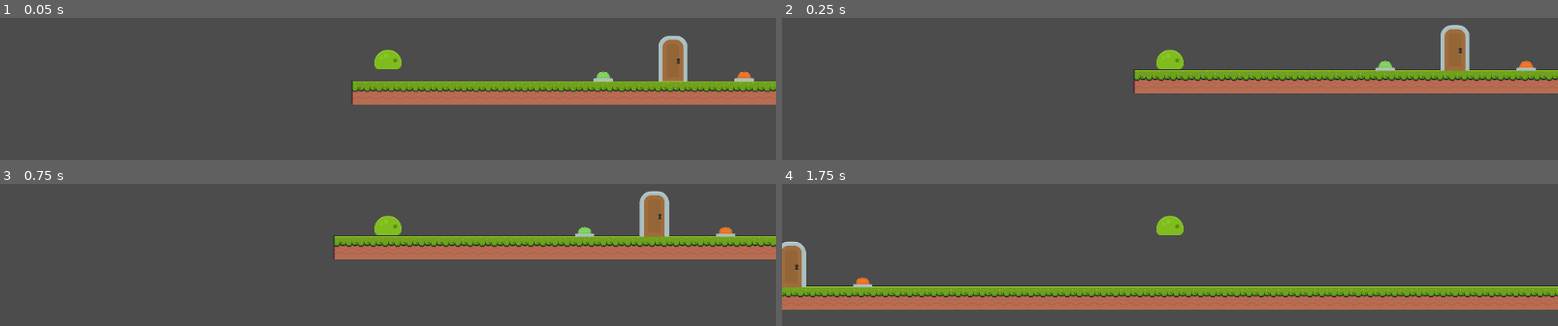
Above: before the commit, frames 1-4 (two rows, left to right).
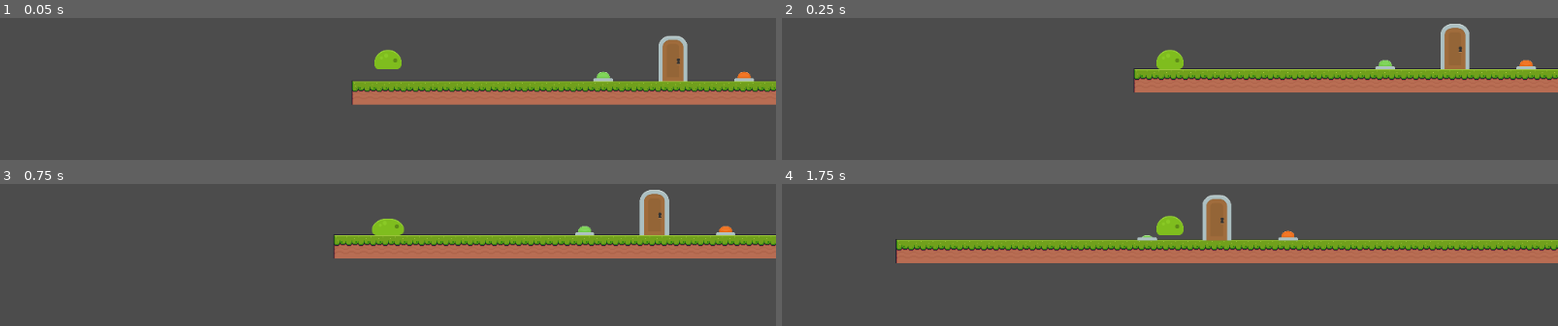
Above: after the commit, the same moments.

Repository: MGPAlpha/SlimeGame
Game: Godot game, scene res://main.tscn
Two runs of this game, one before a commit and one after it. Both use one fixed random seed, a clock stepped at 60 frames per second and the inputs below.
Inputs (mouse positions are in pixels of both pictures, inside the frame that each line leads up to):
- Up to frame 1 (0.05 s): no input
- Up to frame 2 (0.25 s): no input
- Up to frame 3 (0.75 s): tap Enter (switch) at 0.5 s; move the mouse to (558, 212) at 0.52 s; hold D (right) from 0.53 s (still down); right-click (558, 212) at 0.6 s
- Up to frame 4 (1.75 s): keep holding D (right); tap Space (jump) at 0.77, 1.07, 1.52, 1.55 s; tap Enter (switch) at 0.8, 1.35 s; move the mouse to (1014, 257) at 1.27 s

Frame 1 is identical in both runs. In frame 2, 2.9% of the frame differs, in the area x 45-100%, y 4-54%; in frame 3, 3.2%; in frame 4, 34%, in the area x 0-100%, y 7-89%.

Commit message:
Clean Up and Updates
Fixed some additional merge conflicts, updated mechanics and animations, tweaked some colliders, and implemented switching between slimes

Diff:
--- a/ButtonScript.gd
+++ b/ButtonScript.gd
@@ -1,14 +1,23 @@
-extends Area2D
+extends Node2D
 
 
 # Declare member variables here. Examples:
 # var a = 2
 # var b = "text"
+var button1_mass = 0
+var button2_mass = 0
+var button1
+var button2
 
 
 # Called when the node enters the scene tree for the first time.
 func _ready():
-	pass # Replace with function body.
+	self.connect("add_mass1", self, "_on_SlimeRoot_add_mass1")
+	self.connect("add_mass2", self, "_on_SlimeRoot_add_mass2")
+	self.connect("subtract_mass1", self, "_on_SlimeRoot_subtract_mass1")
+	self.connect("subtract_mass2", self, "_on_SlimeRoot_subtract_mass2")
+	button1 = get_children()[0]
+	button2 = get_children()[1]
 
 
 # Called every frame. 'delta' is the elapsed time since the previous frame.
@@ -17,16 +26,29 @@
 
 
 func _on_SlimeRoot_add_mass1(current_mass):
-	pass # Replace with function body.
-
+	button1_mass += current_mass
+	if (button1_mass >= .25):
+		button1.get_children()[0].set_frame(1)
+		button1.get_children()[2].get_children()[1].position += Vector2(0, 25)
+		#button1.get_children()[2].get_children()[1]
 
 func _on_SlimeRoot_add_mass2(current_mass):
-	pass # Replace with function body.
-
+	button2_mass += current_mass
+	if (button2_mass >= .25):
+		button2.get_children()[0].set_frame(1)
+		button2.get_children()[2].get_children()[1].position += Vector2(0, 25)
+		#button2.get_children()[2].get_children()[1]
 
 func _on_SlimeRoot_subtract_mass1(current_mass):
-	pass # Replace with function body.
-
+	button1_mass -= current_mass
+	if (button1_mass < .25):
+		button1.get_children()[0].set_frame(0)
+		button1.get_children()[2].get_children()[1].position -= Vector2(0, 25)
+		#button1.get_children()[2].get_children()[1]
 
 func _on_SlimeRoot_subtract_mass2(current_mass):
-	pass # Replace with function body.
+	button2_mass -= current_mass
+	if (button2_mass < .25):
+		button2.get_children()[0].set_frame(0)
+		button2.get_children()[2].get_children()[1].position -= Vector2(0, 25)
+		#button2.get_children()[2].get_children()[1]
--- a/Door.gd
+++ b/Door.gd
@@ -4,8 +4,8 @@
 # var a = 2
 # var b = "text"
 #onready var animatedSprite = $AnimatedSprite
-var button1_mass = 0
-var button2_mass = 0
+var button1_mass = 0.0
+var button2_mass = 0.0
 var button1 = false
 var button2 = false
 
@@ -27,20 +27,20 @@
 
 func _on_SlimeRoot_add_mass1(current_mass):
 	button1_mass += current_mass
-	if (button1_mass >= 25):
+	if (button1_mass >= .25):
 		button1 = true
 
 func _on_SlimeRoot_add_mass2(current_mass):
 	button2_mass += current_mass
-	if (button2_mass >= 25):
+	if (button2_mass >= .25):
 		button2 = true
 
 func _on_SlimeRoot_subtract_mass1(current_mass):
 	button1_mass -= current_mass
-	if (button1_mass < 25):
+	if (button1_mass < .25):
 		button1 = false
 
 func _on_SlimeRoot_subtract_mass2(current_mass):
 	button2_mass -= current_mass
-	if (button2_mass < 25):
+	if (button2_mass < .25):
 		button2 = false
--- a/Prefabs/Slime.tscn
+++ b/Prefabs/Slime.tscn
@@ -20,15 +20,15 @@
 "name": "default",
 "speed": 5.0
 }, {
+"frames": [ ExtResource( 4 ), ExtResource( 4 ), ExtResource( 6 ), ExtResource( 6 ), ExtResource( 4 ), ExtResource( 4 ), ExtResource( 4 ), ExtResource( 6 ), ExtResource( 4 ), ExtResource( 4 ), ExtResource( 4 ) ],
+"loop": true,
+"name": "active_idle",
+"speed": 5.0
+}, {
 "frames": [ ExtResource( 4 ), ExtResource( 3 ), ExtResource( 3 ), ExtResource( 3 ), ExtResource( 4 ) ],
 "loop": true,
 "name": "active_run",
 "speed": 8.0
-}, {
-"frames": [ ExtResource( 4 ), ExtResource( 4 ), ExtResource( 6 ), ExtResource( 6 ), ExtResource( 4 ), ExtResource( 4 ), ExtResource( 4 ), ExtResource( 6 ), ExtResource( 4 ), ExtResource( 4 ), ExtResource( 4 ) ],
-"loop": true,
-"name": "active_idle",
-"speed": 5.0
 }, {
 "frames": [ ExtResource( 5 ), ExtResource( 5 ), ExtResource( 7 ), ExtResource( 7 ), ExtResource( 7 ), ExtResource( 5 ), ExtResource( 5 ), ExtResource( 5 ), ExtResource( 7 ), ExtResource( 7 ), ExtResource( 5 ), ExtResource( 5 ), ExtResource( 5 ) ],
 "loop": true,
@@ -36,18 +36,21 @@
 "speed": 5.0
 } ]
 
-[sub_resource type="CircleShape2D" id=9]
-radius = 7.0
+[sub_resource type="CapsuleShape2D" id=11]
+radius = 4.84048
+height = 6.82222
 
 [sub_resource type="CircleShape2D" id=10]
 radius = 21.1464
 
 [node name="Slime" type="KinematicBody2D"]
+light_mask = 2
 scale = Vector2( 2.06021, 2.06021 )
 collision_layer = 2
 script = ExtResource( 1 )
 
 [node name="AnimatedSprite" type="AnimatedSprite" parent="."]
+light_mask = 2
 position = Vector2( 0, -12.8088 )
 scale = Vector2( 0.2, 0.2 )
 frames = SubResource( 8 )
@@ -55,8 +58,10 @@
 flip_h = true
 
 [node name="CollisionShape2D" type="CollisionShape2D" parent="."]
-position = Vector2( 0, -6.80882 )
-shape = SubResource( 9 )
+light_mask = 2
+position = Vector2( 0, -5 )
+rotation = -1.5708
+shape = SubResource( 11 )
 
 [node name="MergeArea" type="Area2D" parent="."]
 collision_layer = 0
--- a/Slime.gd
+++ b/Slime.gd
@@ -9,7 +9,7 @@
 const GRAVITY = 30
 const MAXFALLSPEED = 200
 const MAXSPEED = 300
-const JUMPFORCE = 500
+const JUMPFORCE = 550
 const ACCELERATION = 2000
 const DRAGX = 800
 const RATIOADJUSTSPEED = .3
@@ -17,6 +17,8 @@
 var mass = 1.0
 
 var motion = Vector2()
+var prevY = 16
+var turning = false
 
 var splitHoldTime = 0
 var useAdvancedSplit = false
@@ -35,15 +37,21 @@
 	$AnimatedSprite.flip_h = flipH
 
 func _physics_process(delta):
+	prevY = position.y
 	motion = move_and_slide(motion, UP)
+#	if (turning && (position.y - prevY) > 0):
+#		print(position.y)
+#		print(prevY)
+#		turning = false
+	motion.y += (GRAVITY + (abs(log(mass))))
+	if motion.y > min(MAXFALLSPEED + (50 * (1 + abs(log(mass)))), 1000):
+		motion.y = min(MAXFALLSPEED + (50 * (1 + abs(log(mass)))), 1000)
 
-	motion.y += GRAVITY
-	if motion.y > MAXFALLSPEED:
-		motion.y = MAXFALLSPEED
-
-	if is_on_floor():
-		motion.x = clamp(motion.x, -MAXSPEED, MAXSPEED)
-		motion.x = move_toward(motion.x, 0, delta * DRAGX)
+	#if is_on_floor():
+#		motion.x = clamp(motion.x, -MAXSPEED, MAXSPEED)
+#		motion.x = move_toward(motion.x, 0, delta * DRAGX)
+	motion.x = clamp(motion.x, -(MAXSPEED + (1 - mass) / mass), (MAXSPEED + (1 - mass) / mass))
+	motion.x = move_toward(motion.x, 0, delta * DRAGX)
 
 	if isActiveSlime && !paused:
 
@@ -78,15 +86,22 @@
 			if Input.is_action_pressed("right"):
 				motion.x += ACCELERATION * delta
 				$AnimatedSprite.flip_h = true
-				animatedSprite.animation = "active_run"
+				animatedSprite.play("active_run")
 			elif Input.is_action_pressed("left"):
 				motion.x -= ACCELERATION * delta
 				$AnimatedSprite.flip_h = false
-				animatedSprite.animation = "active_run"
+				animatedSprite.play("active_run")
 			else:
 				motion.x = lerp(motion.x, 0, .2)
-				animatedSprite.animation = "active_idle"
+				animatedSprite.play("active_idle")
 
 			if is_on_floor():
 				if Input.is_action_just_pressed("jump"):
-					motion.y = -JUMPFORCE
+#					if mass == 1:
+#						motion.y = -JUMPFORCE
+#					else:
+#						motion.y = -JUMPFORCE * (1 + ease(max(1 - mass, 0), 1))
+					turning = true
+					motion.y = -JUMPFORCE * ((1 + ease(max(1 - mass, 0) / 2, 1)))
+	elif !isActiveSlime && !paused:
+		animatedSprite.play("inactive_idle")
--- a/SlimeRoot.gd
+++ b/SlimeRoot.gd
@@ -32,10 +32,21 @@
 	newSlime.connect("request_switch", self, "perform_switch")
 	return newSlime
 
+func _process(delta):
+	if Input.is_action_just_pressed("switch"):
+#		for slime in get_children():
+#			print(slime.name + ": " + String(slime.isActiveSlime))
+#		print("-------")
+		if get_children().size() > 1:
+			perform_switch(get_children())
+#			for slime in get_children():
+#				print(slime.name + ": " + String(slime.isActiveSlime))
+#			print("-------")
+
 func switch_camera(slime):
 	camera.get_parent().remove_child(camera)
 	slime.add_child(camera)
-	print(slime)
+	#print(slime)
 
 func perform_split(slime):
 	var oldMass = slime.mass
@@ -94,59 +105,18 @@
 	slimeArray.append(mergedSlime)
 	active = slimeArray.find(mergedSlime)
 
-func perform_switch(slime):
-#	print(slimeArray[active])
-	print("Initial")
-#	for child in get_children():
-#		print(child.name)
-	print(slime)
-	print(slimeArray[active])
-	print("--------")
-	if get_child_count() == 1:
-		if (active == (get_child_count() - 1)):
-			active = 0
-			get_child(active).isActiveSlime = true
-			slime.isActiveSlime = false
-			switch_camera(get_child(active))
+func perform_switch(slimes):
+	var switched = false
+	var index = 0
+	while !switched:
+		if (slimes[index % (slimes.size())].isActiveSlime):
+			slimes[index % (slimes.size())].isActiveSlime = false
+			index += 1
+			slimes[index % (slimes.size())].isActiveSlime = true
+			switch_camera(slimes[index % (slimes.size())])
+			switched = true
 		else:
-			active += 1
-			get_child(active).isActiveSlime = true
-			slime.isActiveSlime = false
-			get_child(active).isActiveSlime = true
-			switch_camera(get_child(active))
-	else:
-		print("Nothing happened")
-		#print(get_child(active))
-	print("Update")
-#	for child in get_children():
-#		print(child.name)
-	print(slime)
-	print(slimeArray[active])
-	print("--------")
-
-#	var allSlimes = get_children()
-#	if get_child_count() > 1:
-#		var index = 0
-#		for child in allSlimes:
-#			if child == slime:
-#				break
-#			else:
-#				index = index + 1
-#		if index == (get_child_count() - 1):
-#			print(allSlimes[0].name)
-#			slime.isActiveSlime = false
-#			allSlimes[0].isActiveSlime = true
-#			switch_camera(allSlimes[0])
-#		else:
-#			print(allSlimes[index+1])
-#			slime.isActiveSlime = false
-#			allSlimes[index + 1].isActiveSlime = true
-#			switch_camera(allSlimes[index + 1])
-
-# Called every frame. 'delta' is the elapsed time since the previous frame.
-#func _process(delta):
-#	pass
-
+			index += 1
 
 func _on_Area2D_Button1_body_entered(body):
 	if ("Slime" in body.name):
--- a/main.tscn
+++ b/main.tscn
@@ -13,13 +13,13 @@
 [ext_resource path="res://Door.gd" type="Script" id=11]
 
 [sub_resource type="ConvexPolygonShape2D" id=3]
-points = PoolVector2Array( 0, 0, 16, 0, 16, 16, 0, 16 )
+points = PoolVector2Array( 0.947479, 0.876625, 15.9675, 1.03813, 16, 16, 0.947479, 15.4121 )
 
 [sub_resource type="ConvexPolygonShape2D" id=4]
-points = PoolVector2Array( 0, 0, 16, 0, 16, 16, 0, 16 )
+points = PoolVector2Array( 0, 0.876625, 16, 1.03813, 16, 16, 0, 16 )
 
 [sub_resource type="ConvexPolygonShape2D" id=5]
-points = PoolVector2Array( 0, 0, 16, 0, 16, 16, 0, 16 )
+points = PoolVector2Array( 0, 1.03813, 14.9765, 1.19964, 14.815, 16, 0, 16 )
 
 [sub_resource type="TileSet" id=6]
 0/name = "Terrain (16x16).png 0"
@@ -106,6 +106,7 @@
 
 [node name="SlimeRoot" type="Node2D" parent="."]
 position = Vector2( 384, 112 )
+z_index = 1
 script = ExtResource( 2 )
 basicSlime = ExtResource( 1 )
 
@@ -118,59 +119,59 @@
 frames = SubResource( 7 )
 script = ExtResource( 11 )
 
-[node name="Area2D_Button1" type="Area2D" parent="."]
-position = Vector2( 668, 120 )
-scale = Vector2( 0.2, 0.15 )
-script = ExtResource( 4 )
-
-[node name="Sprite" type="AnimatedSprite" parent="Area2D_Button1"]
-frames = SubResource( 10 )
-
-[node name="CollisionShape2D" type="CollisionShape2D" parent="Area2D_Button1"]
-position = Vector2( 0, -6.66669 )
-shape = SubResource( 9 )
-
-[node name="StaticBody2D" type="StaticBody2D" parent="Area2D_Button1"]
-
-[node name="Base" type="CollisionShape2D" parent="Area2D_Button1/StaticBody2D"]
-position = Vector2( 0, 50 )
-shape = SubResource( 11 )
-
-[node name="Button" type="CollisionShape2D" parent="Area2D_Button1/StaticBody2D"]
-position = Vector2( 0, 7 )
-shape = SubResource( 12 )
-
-[node name="Area2D_Button2" type="Area2D" parent="."]
+[node name="Buttons" type="Node2D" parent="."]
 position = Vector2( 854, 120 )
 scale = Vector2( 0.2, 0.15 )
 script = ExtResource( 4 )
 
-[node name="Sprite" type="AnimatedSprite" parent="Area2D_Button2"]
-frames = SubResource( 8 )
+[node name="Area2D_Button1" type="Area2D" parent="Buttons"]
+position = Vector2( -930, 0 )
 
-[node name="CollisionShape2D" type="CollisionShape2D" parent="Area2D_Button2"]
+[node name="Sprite" type="AnimatedSprite" parent="Buttons/Area2D_Button1"]
+frames = SubResource( 10 )
+
+[node name="CollisionShape2D" type="CollisionShape2D" parent="Buttons/Area2D_Button1"]
 position = Vector2( 0, -6.66669 )
 shape = SubResource( 9 )
 
-[node name="StaticBody2D" type="StaticBody2D" parent="Area2D_Button2"]
+[node name="StaticBody2D" type="StaticBody2D" parent="Buttons/Area2D_Button1"]
 
-[node name="Base" type="CollisionShape2D" parent="Area2D_Button2/StaticBody2D"]
+[node name="Base" type="CollisionShape2D" parent="Buttons/Area2D_Button1/StaticBody2D"]
 position = Vector2( 0, 50 )
 shape = SubResource( 11 )
 
-[node name="Button" type="CollisionShape2D" parent="Area2D_Button2/StaticBody2D"]
+[node name="Button" type="CollisionShape2D" parent="Buttons/Area2D_Button1/StaticBody2D"]
+position = Vector2( 0, 7 )
+shape = SubResource( 12 )
+
+[node name="Area2D_Button2" type="Area2D" parent="Buttons"]
+
+[node name="Sprite" type="AnimatedSprite" parent="Buttons/Area2D_Button2"]
+frames = SubResource( 8 )
+
+[node name="CollisionShape2D" type="CollisionShape2D" parent="Buttons/Area2D_Button2"]
+position = Vector2( 0, -6.66669 )
+shape = SubResource( 9 )
+
+[node name="StaticBody2D" type="StaticBody2D" parent="Buttons/Area2D_Button2"]
+
+[node name="Base" type="CollisionShape2D" parent="Buttons/Area2D_Button2/StaticBody2D"]
+position = Vector2( 0, 50 )
+shape = SubResource( 11 )
+
+[node name="Button" type="CollisionShape2D" parent="Buttons/Area2D_Button2/StaticBody2D"]
 position = Vector2( 0, 7 )
 shape = SubResource( 12 )
 
 [connection signal="add_mass1" from="SlimeRoot" to="Door" method="_on_SlimeRoot_add_mass1"]
-[connection signal="add_mass1" from="SlimeRoot" to="Area2D_Button1" method="_on_SlimeRoot_add_mass1"]
+[connection signal="add_mass1" from="SlimeRoot" to="Buttons" method="_on_SlimeRoot_add_mass1"]
 [connection signal="add_mass2" from="SlimeRoot" to="Door" method="_on_SlimeRoot_add_mass2"]
-[connection signal="add_mass2" from="SlimeRoot" to="Area2D_Button2" method="_on_SlimeRoot_add_mass2"]
+[connection signal="add_mass2" from="SlimeRoot" to="Buttons" method="_on_SlimeRoot_add_mass2"]
 [connection signal="subtract_mass1" from="SlimeRoot" to="Door" method="_on_SlimeRoot_subtract_mass1"]
-[connection signal="subtract_mass1" from="SlimeRoot" to="Area2D_Button1" method="_on_SlimeRoot_subtract_mass1"]
+[connection signal="subtract_mass1" from="SlimeRoot" to="Buttons" method="_on_SlimeRoot_subtract_mass1"]
 [connection signal="subtract_mass2" from="SlimeRoot" to="Door" method="_on_SlimeRoot_subtract_mass2"]
-[connection signal="subtract_mass2" from="SlimeRoot" to="Area2D_Button2" method="_on_SlimeRoot_subtract_mass2"]
-[connection signal="body_entered" from="Area2D_Button1" to="SlimeRoot" method="_on_Area2D_Button1_body_entered"]
-[connection signal="body_exited" from="Area2D_Button1" to="SlimeRoot" method="_on_Area2D_Button1_body_exited"]
-[connection signal="body_entered" from="Area2D_Button2" to="SlimeRoot" method="_on_Area2D_Button2_body_entered"]
-[connection signal="body_exited" from="Area2D_Button2" to="SlimeRoot" method="_on_Area2D_Button2_body_exited"]
+[connection signal="subtract_mass2" from="SlimeRoot" to="Buttons" method="_on_SlimeRoot_subtract_mass2"]
+[connection signal="body_entered" from="Buttons/Area2D_Button1" to="SlimeRoot" method="_on_Area2D_Button1_body_entered"]
+[connection signal="body_exited" from="Buttons/Area2D_Button1" to="SlimeRoot" method="_on_Area2D_Button1_body_exited"]
+[connection signal="body_entered" from="Buttons/Area2D_Button2" to="SlimeRoot" method="_on_Area2D_Button2_body_entered"]
+[connection signal="body_exited" from="Buttons/Area2D_Button2" to="SlimeRoot" method="_on_Area2D_Button2_body_exited"]
